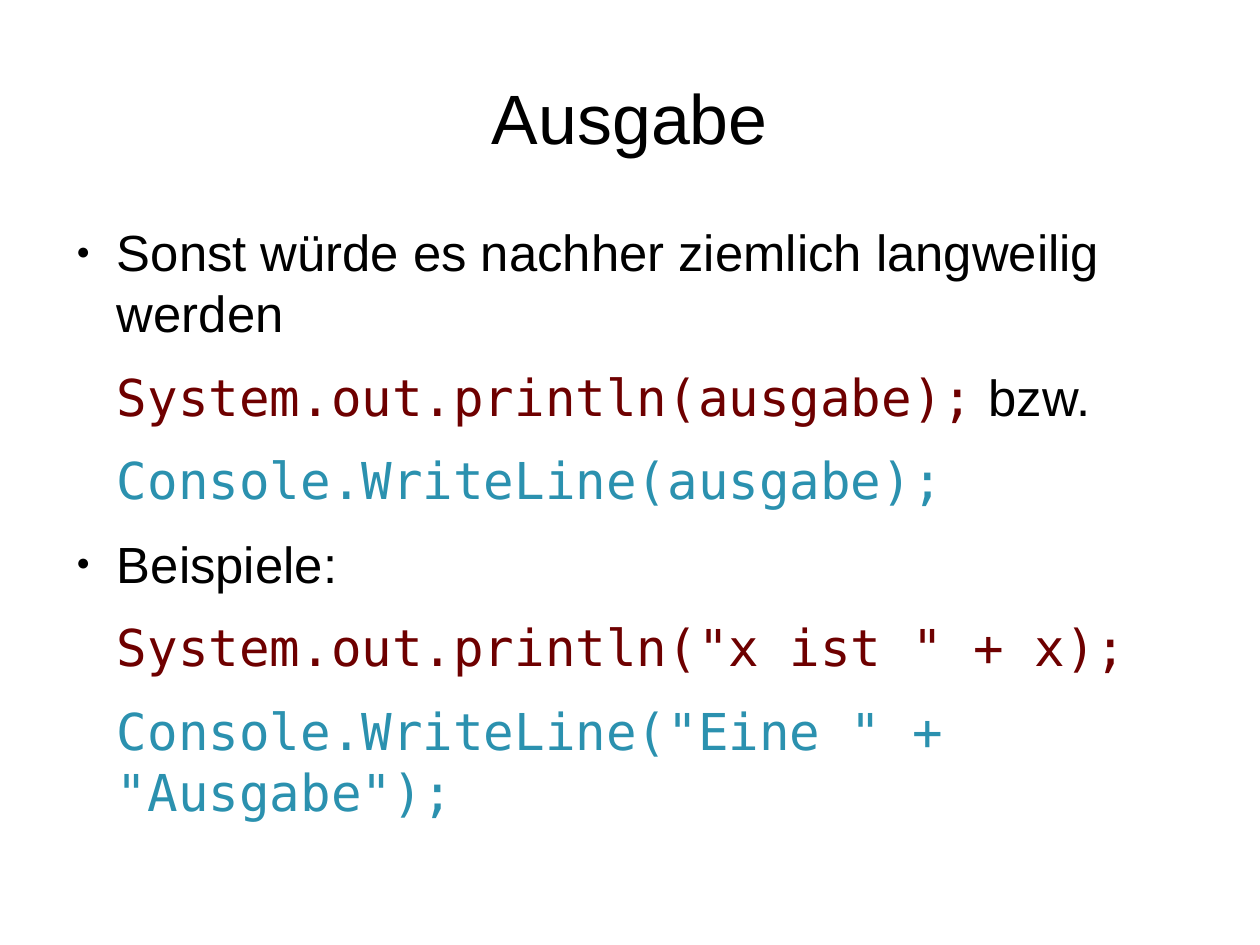
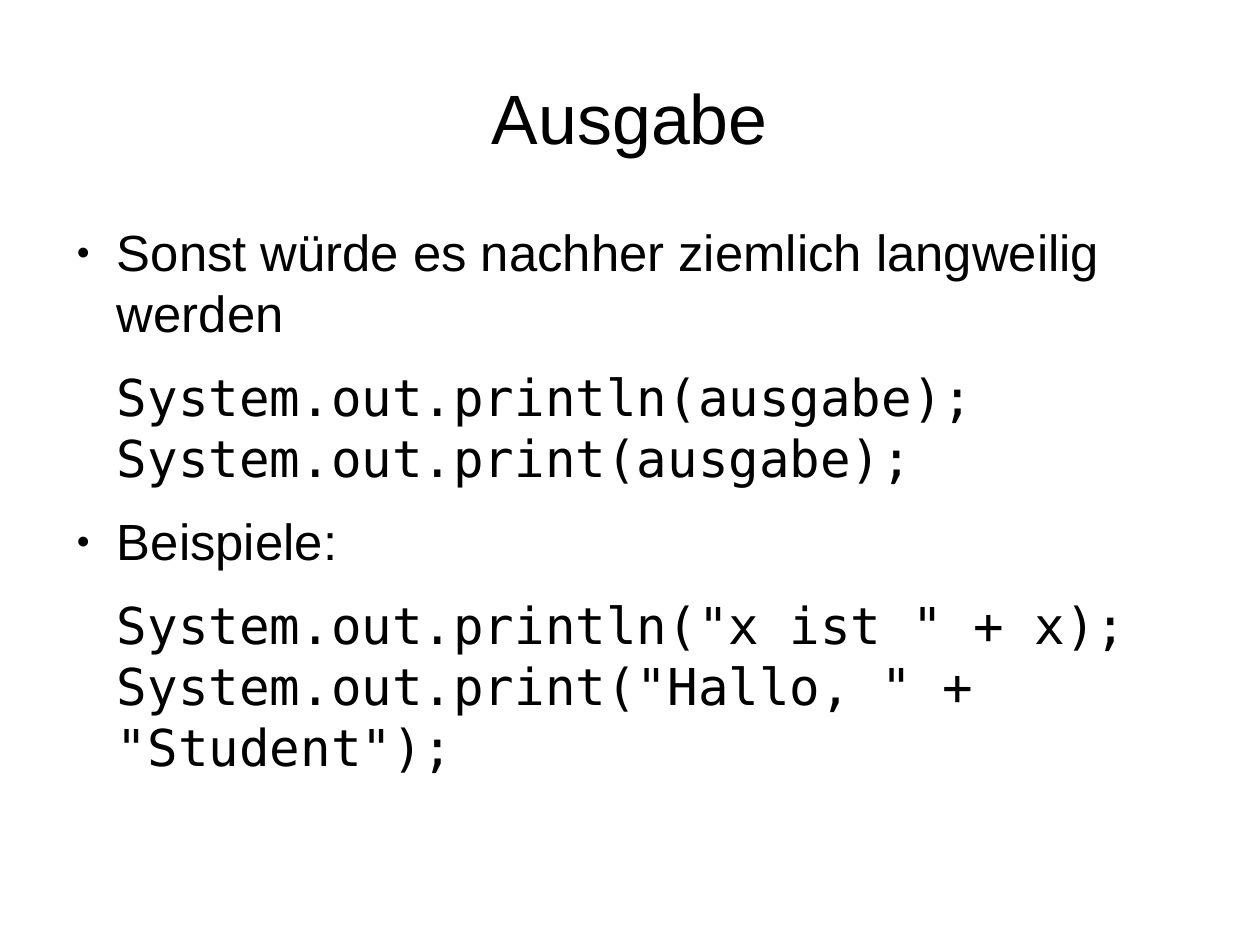
Before and after one commit to phdu/vorkurs, a slide deck: slide 16 of Tag_1/folien_tag_1.odp. Drawn at 1260x945 pixels with LibreOffice and Linux fonts; fonts in the diff are those of the drawing. Boxes give left, top, right and bottom in pixels: in the first picture for what was removed or moved away, otherwise in the second. Text is boxed around its words. In the diff, an @@ line names an element or a change of style, - is before the commit and + after.

Commit message:
Update Tag 1 für WS 11/12

```diff
--- a/Tag_1/folien_tag_1.odp
+++ b/Tag_1/folien_tag_1.odp
@@ text at (117,377,973,488): text changed; text colour #6E0000 to #000000 @@
-System.out.println(ausgabe); bzw.
-Console.WriteLine(ausgabe);
+System.out.println(ausgabe);
+System.out.print(ausgabe);
@@ text at (117,605,1126,773): text changed; text colour #2B91AF to #000000 @@
-System.out.println("x ist " + x);
-Console.WriteLine("Eine " + "Ausgabe");
+System.out.println("x ist " + x);
+System.out.print("Hallo, " + "Student");
```
Also in this commit, not shown: 11 other slides changed.
